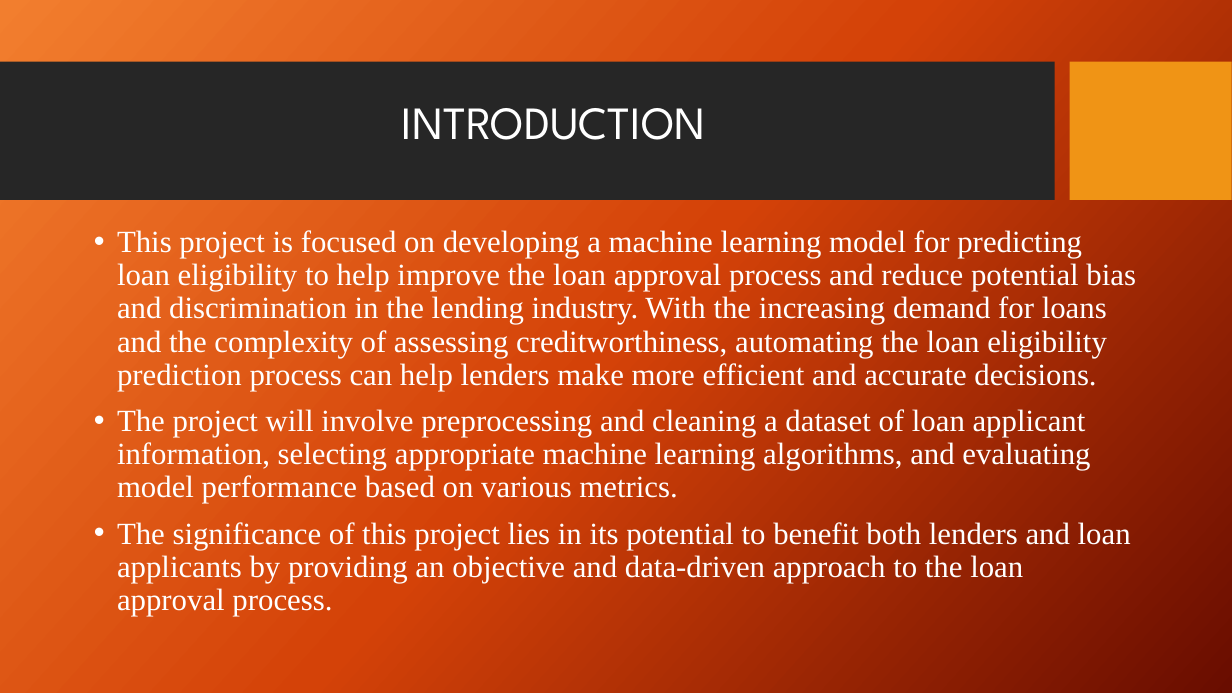
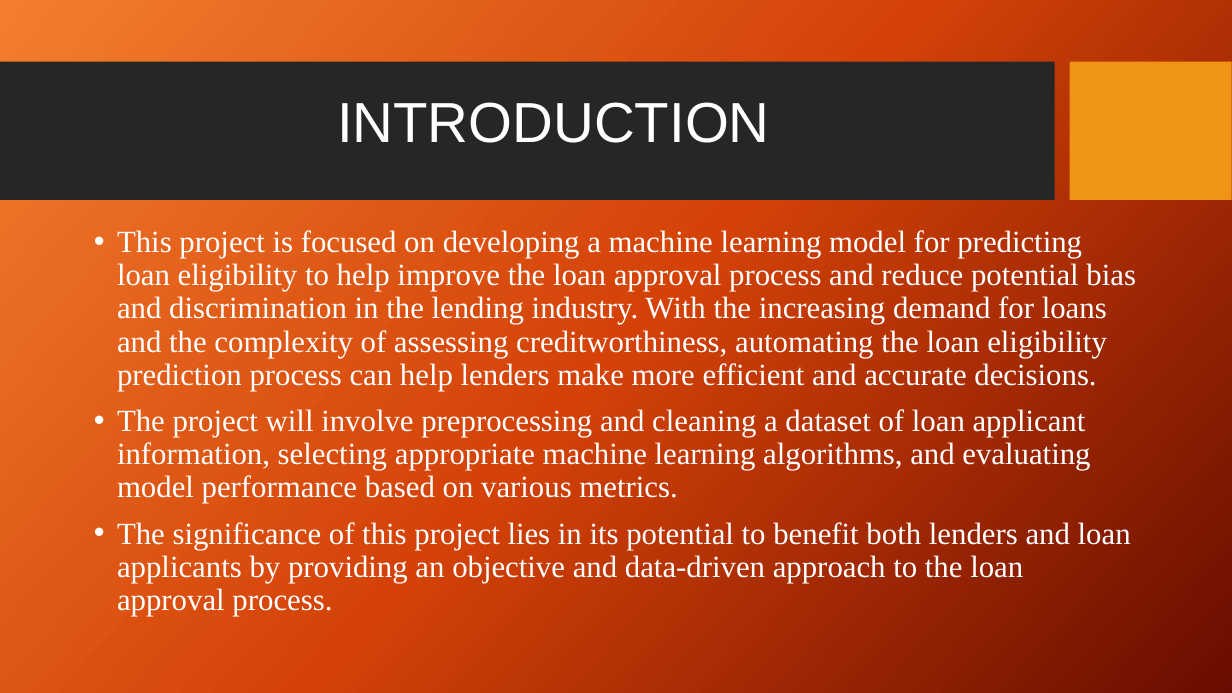
Before and after one commit to Safee121/Loan-Eligibility-Prediction-, a slide deck: slide 2 of Loan Eligibility Prediction1.pptx. Drawn at 1232x693 pixels with LibreOffice and Linux fonts; fonts in the diff are those of the drawing; background and template pictures are left out. Boxes give left, top, right and bottom in pixels: in the first picture for what was removed or moved away, otherwise in the second. Text is boxed around its words. In the diff, an @@ line names an element or a change of style, - is before the commit and + after.

```diff
--- a/Loan Eligibility Prediction1.pptx
+++ b/Loan Eligibility Prediction1.pptx
@@ title "INTRODUCTION" at (x1=337, y1=102, x2=770, y2=143): size 36 to 44 pt, font League Spartan to Arial @@
```
Also in this commit, not shown: 4 other slides changed, 1 slide added, 4 slides removed.
